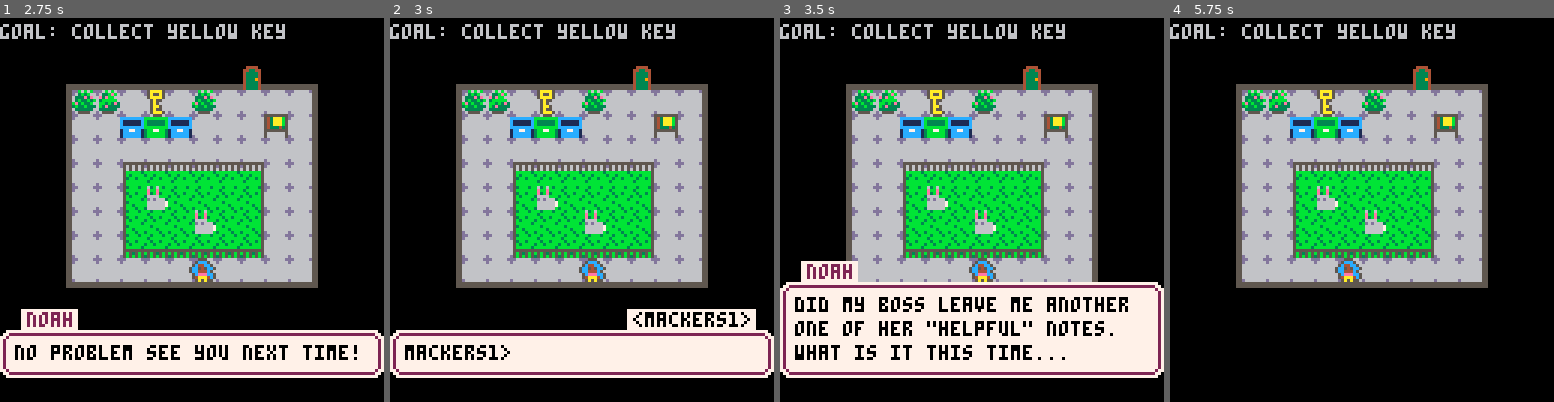
Above: before the commit, frames 1-4 (left to right).
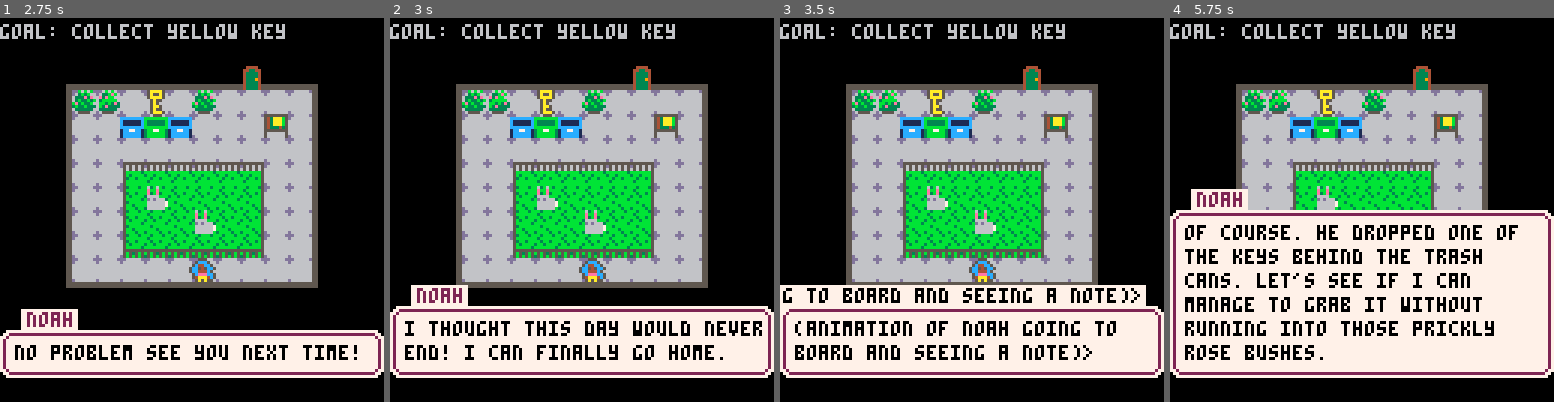
Above: after the commit, the same moments.

Repository: avalkyrie/zoo-game
Game: PICO-8 cartridge zoo.p8
Same seed, same stepped clock (60 frames per second), same inputs: the game is played once before the commit and once after it.
Inputs:
- Up to frame 1 (2.75 s): tap X (X key) at 0.33, 1.07, 1.85 s; tap O (Z key) at 0.7, 1.7, 2.1, 2.5 s; hold Right 1.6-2.1 s; hold Up 2.15-2.42 s; hold Right from 2.47 s (still down)
- Up to frame 2 (3 s): keep holding Right; tap O (Z key) at 2.9 s; tap X (X key) at 2.97 s
- Up to frame 3 (3.5 s): release Right at 3.03 s; hold Left from 3.08 s (still down); tap O (Z key) at 3.3 s
- Up to frame 4 (5.75 s): release Left at 3.58 s; hold Down 3.63-3.97 s; tap O (Z key) every 0.4 s from 3.7 to 5.7 s; hold Right 4.02-4.68 s; tap X (X key) at 4.08, 5.2 s; hold Up 4.73-5.03 s; hold Left 5.08-5.68 s; hold Down from 5.73 s (still down)

Frame 1 is identical in both runs. In frame 2, 7.9% of the frame differs, in the area x 0-100%, y 69-90%; in frame 3, 7.4%; in frame 4, 41%, in the area x 0-100%, y 44-94%.

Commit message:
update dialog

Diff:
--- a/zoo.p8
+++ b/zoo.p8
@@ -176,8 +176,9 @@
 		aa(animals, index.rabbit, {4,5,6,6})
 		aa(sprites, index.key1, {4,1})
 		dialog[advancephase] = {
-			"announcer: birnam zoo will be closing in 5 minutes.",
+			"announcer: birnam zoo will be closing in 5 minutes."
 		}
+
 		dialog[introphase] = {
 			"noah: *huffs* finally",
 			"noah: alright folks, it's closing time!",
@@ -185,15 +186,17 @@
 			"mom: now kids what do you say to noah the zookeeper for showing us around today?",
 			"kids: thank you noah!",
 			"noah: no problem see you next time!",
+			"<parent and 2 kids leave through the gate. when they've left the screen>",
 			"noah: i thought this day would never end! i can finally go home.",
-			"<mackers1>",
+			"<(animation of noah going to board and seeing a note)>",
 			"noah: did my boss leave me another one of her \"helpful\" notes. what is it this time...",
 			"note on door: noah can you please lock the office when you're done? had to leave early. sorry! exhibits should be locked already!                    ~karen",
-			"<mackers2>",
+			"<(while reading note, mackers comes to noah and grabs noah's keys.>",
 			"noah: of course. perfect. wait where are my keys? they were on my belt a second ago..",
+			"<(mackers runs around screen, through bushes, drops yellow key behind trash can then runs out the door)>",
 			"<mackers3>",
 			"noah: mackers has them! you stupid monkey come back here!",
-			"noah: of course. he dropped one of the keys behind the trash cans. let's see if i can manage to grab it without running into those prickly rose bushes."
+			"noah: of course. he dropped one of the keys behind the trash cans. let's see if i can manage to grab it without running into those prickly rose bushes.",
 		}
 
 		dialog[keyitemphase] = {"noah: the key to the bunny enclosures! now i have to go through this whole zoo to catch that *#%$ monkey! he went right through this door..."}
@@ -213,9 +216,11 @@
 		dialog[introphase] = {
 			"<mackers2.1>",
 			"noah: wait! at least he dropped the tundra key before he left.",
-			"noah: why are all these crates laying in the middle of the bunny enclosure? i am the only one who does any work here?"}
-		dialog[keyitemphase] = {"noah: the key to the tundra! guess i can go follow him or mess around here for a bit..."}
-		player.goal = "goal: collect pink key"
+			"noah: why are all these crates laying in the middle of the bunny enclosure? i am the only one who does any work here?",
+		}
+
+		dialog[outrophase] = {"noah: the key to the tundra! guess i can go follow him or mess around here for a bit..."}
+		player.goal = "goal: collect orange key"
 	elseif (state.lvl == 6) then
 		-- rainforest 1
 		maprect = {0, 8, 8, 8, 4, 4}
@@ -230,13 +235,12 @@
 		animals[2][5] = index.usnake
 		dialog[introphase] = {
 			"noah: it sure is high up here in the trees! there you are mackers!",
-			"<mackers6.1>",
-			"noah: no wait! i'm scared of heights! get me down!"
-		}
-		dialog[keyitemphase] = {
+			"<mackers runs around and drops the key>",
+			"noah: no wait! i'm scared of heights! get me down!",
 			"noah: oh great, it looks like he dropped another key...",
 			"noah: right next to that not so friendly looking snake!",
 		}
+
 		dialog[outrophase] = {
 			"noah: the key to the aquarium! he can't get far! monkeys can't swim... right?"
 		}
@@ -256,8 +260,8 @@
 		aa(sprites, index.tank, {4,6,5,11,6,8,3,5,3,1})
 		dialog[introphase] = {
 			"noah: well, i guess *most monkeys* can't swim, but this one can! mackers get back here!",
-			"<mackers7.1>",
-			"noah: agh. i'm not a great diver but i have to get that key!  good thing all these oxygen tanks are scattered around the aquarium. i wonder if these jellyfish sting..."
+			"<(mackers runs around and drops the key)>",
+			"noah: agh. i'm not a great diver but i have to get that key! good thing all these oxygen tanks are scattered around the aquarium. i wonder if these jellyfish sting..."
 		}
 		player.goal = "goal: get red key"
 	elseif (state.lvl == 8) then
@@ -275,7 +279,7 @@
 		aa(sprites, index.tank, {2,5, 3,6, 5,4})
 		dialog[introphase] = {
 			"noah: mackers, when did you learn to scuba dive?",
-			"<mackers8.1>",
+			"<(mackers swims away)>",
 			"noah: oh, one of those stubborn turtles looks hungry. sometimes they just need a push in the right direction...don't we all?",
 		}
 		dialog[outrophase] = {
@@ -304,20 +308,18 @@
 		aa(animals, index.fish, {8,1,9,1,6,8,7,8})
 		aa(animals, index.jelly1, {4,3,5,3,6,6,7,6})
 		dialog[advancephase] = {
-			"noah: i need this day to be over.",
-			"noah: where is that %$\x8f#\x92 monkey?",
-			"karen: noah? are you still at the zoo?",
-			"noah: yes, karen.",
-			"noah: i haven't left yet. i'm just about to leave now-",
-			"karen: oh, not yet! please make sure the penguins are ready for the evening before you go. they are in the tundra.",
-			"noah: i know where the penguins are, karen. i work here.",
-			"karen: great! their bowties are in the tundra too!",
-			"noah: bowties? where are these penguins going, the opera?",
+			"karen: noah, do you copy?",
+			"noah: karen? i'm a bit underwater at the moment...",
+			"karen: you're in the aquarium? perfect!",
+			"karen: the schools of fish passed all their tests today!",
+			"karen: can you make sure they graduate before you leave?",
+			"karen: they need their graduation caps. thx!",
+			"noah: can't it wait till tomorrow? karen?",
+		}
+
+		dialog[introphase] = {
 			"noah: karen?",
-		}
-
-		dialog[introphase] = {
-			"noah: ..."
+			"noah: oh, well, i'm here anyway...",
 		}
 		player.goal = "fish grads:"
 	elseif (state.lvl == 3) then
@@ -331,11 +333,11 @@
 		sprites[7][4] = index.key0
 		aa(animals, index.dpenguin, {3,1,4,1,5,1})
 		dialog[introphase] = {
-			"<mackers3.1>",
+			"<(animation of mackers dropping key and running out of the door)>",
 			"noah: stop monkeying around! you're on thin ice mackers!",
 			"noah: oh this ice is slippery. how do these cute penguins waddle around so easily?"
 			}
-		player.goal = "goal: collect red key"
+		player.goal = "goal: collect orange key"
 	elseif (state.lvl == 4) then
 		-- tundra 2 - new level
 		maprect = {27, 0, 11, 8, 2, 2}
@@ -366,7 +368,7 @@
 			"noah: you're going to look great. ",
 		}
 		dialog[outrophase] = {
-			"noah: looking dapper, kids! great. time to get out of here...now where are the rest of my keys",
+			"noah: looking dapper, kids! great. time to get out of here... now where are the rest of my keys",
 		}
 		player.goal = "goal: bow ties "
 	elseif (state.lvl == 5) then
@@ -405,12 +407,19 @@
 		aas(animals, {index.monkey,6,2})
 		aa(blocks, index.block, {5,8,6,11})
 
+		dialog[advancephase] = {
+			"noah: what a touching graduation ceremony...for fish. now where is that monkey?",
+			"karen: uh...noah? are you almost done?",
+			"noah: yes karen, why do you have some other not-so-little thing for me to do?",
+			"karen: nope, just wondering when you might be making your way home",
+			"noah: ideally? about 2 hours ago karen but i have just one more thing to do...",
+		}
+
 		dialog[introphase] = {
-			"noah: .."
+			"noah: there you are mackers! i'm coming to get you!"
 		}
 		dialog[keyitemphase] = {
-			"noah: finally!",
-			"monkey: the monkey looks defeated."
+			"noah: ha, ha! caught yea! give me the rest of my keys you little squirt! i want to go home! it's my birthday, ya know!"
 		}
 		player.goal = "goal: get the %\x8f$\x92 monkey"
 	elseif (state.lvl == 11) then
@@ -425,12 +434,12 @@
 			"noah: finally, home! i get to enjoy the rest of my birthday in peace and quiet!",
 			"karen and coworkers: surprise! happy birthday!",
 			"noah: karen? what are you and all the other zookeepers doing here? i thought you left early-",
-			"karen and coworkers: we were getting ready for your party silly. we had to stall!",
-			"noah: mackers stealing my keys?",
+			"karen and coworkers: we were getting ready for your party silly. we had to stall you!",
+			"noah: you were stalling? what about the crates and penguins?",
 			"coworkers: that was us.",
-			"noah: the fish and the penguins?",
+			"noah: the whole fishy graduation ceremony?",
 			"coworkers: yup. us too!",
-			"noah: the fire kitsune?",
+			"noah: and you were responsible for mackers stealing my keys in the first place?!",
 			"coworkers: you sound mad...",
 			"noah: get out.",
 			":             the end",
